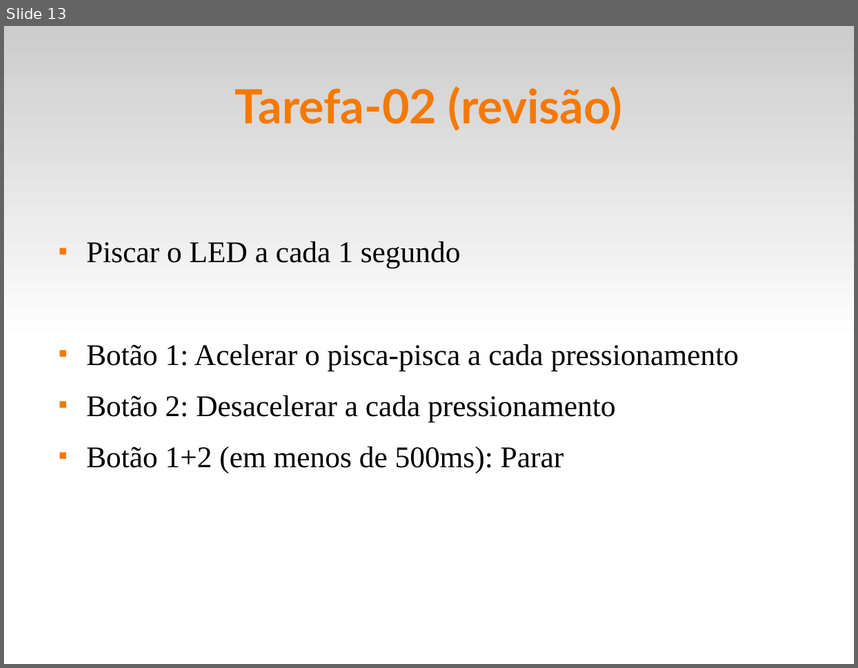
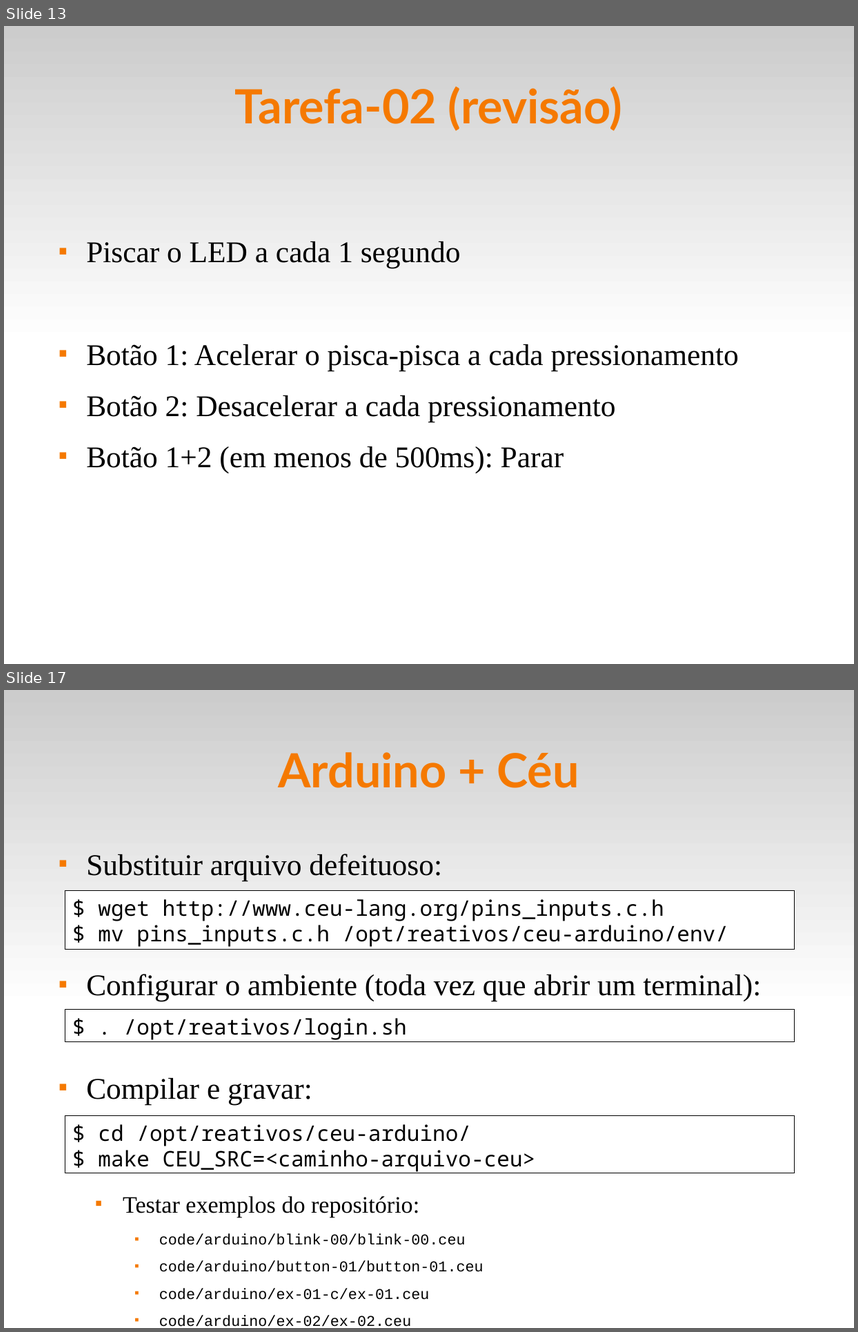
Before and after one commit to fsantanna-uerj/reativos, a slide deck: slides/05_ceu.odp. Shown one above the other, each under a label of ours: slide 13 before the commit, slides 13 and 17 after it; the slides between them are not shown. The pictures are 858x668 and 858x1332 pixels, drawn with LibreOffice and Linux fonts; fonts in the diff are those of the drawing. Boxes give left, top, right and bottom in pixels: in the first picture for what was removed or moved away, otherwise in the second. Text is boxed around its words. In the diff, an @@ line names an element or a change of style, - is before the commit and + after.

```diff
--- a/slides/05_ceu.odp
+++ b/slides/05_ceu.odp
@@ slide 17 added at bbox=[4, 690, 854, 1328], background #FFFFFF; not listed: 1 template element that a slide beside it also shows @@
@@ title added at bbox=[278, 752, 579, 788], 44 pt, text #F57900, bold @@
+Arduino + Céu
@@ text added at bbox=[86, 854, 761, 1326], 14 pt, text #000000 @@
+■ Substituir arquivo defeituoso:
+■ Configurar o ambiente (toda vez que abrir um terminal):
+■ Compilar e gravar:
+  ■ Testar exemplos do repositório:
+    ■ code/arduino/blink-00/blink-00.ceu
+    ■ code/arduino/button-01/button-01.ceu
+    ■ code/arduino/ex-01-c/ex-01.ceu
+    ■ code/arduino/ex-02/ex-02.ceu
@@ rectangle added at bbox=[65, 891, 795, 949], fill #FFFFFF, outline #000000 0 pt, 20 pt, text #000000 @@
+$ wget http://www.ceu-lang.org/pins_inputs.c.h
+$ mv pins_inputs.c.h /opt/reativos/ceu-arduino/env/
@@ rectangle added at bbox=[65, 1009, 795, 1042], fill #FFFFFF, outline #000000 0 pt, 20 pt, text #000000 @@
+$ . /opt/reativos/login.sh
@@ rectangle added at bbox=[65, 1116, 795, 1174], fill #FFFFFF, outline #000000 0 pt, 20 pt, text #000000 @@
+$ cd /opt/reativos/ceu-arduino/
+$ make CEU_SRC=<caminho-arquivo-ceu>
```
Also in this commit, not shown: 6 slides changed, 2 other slides added, 1 slide removed, 9 other files.
